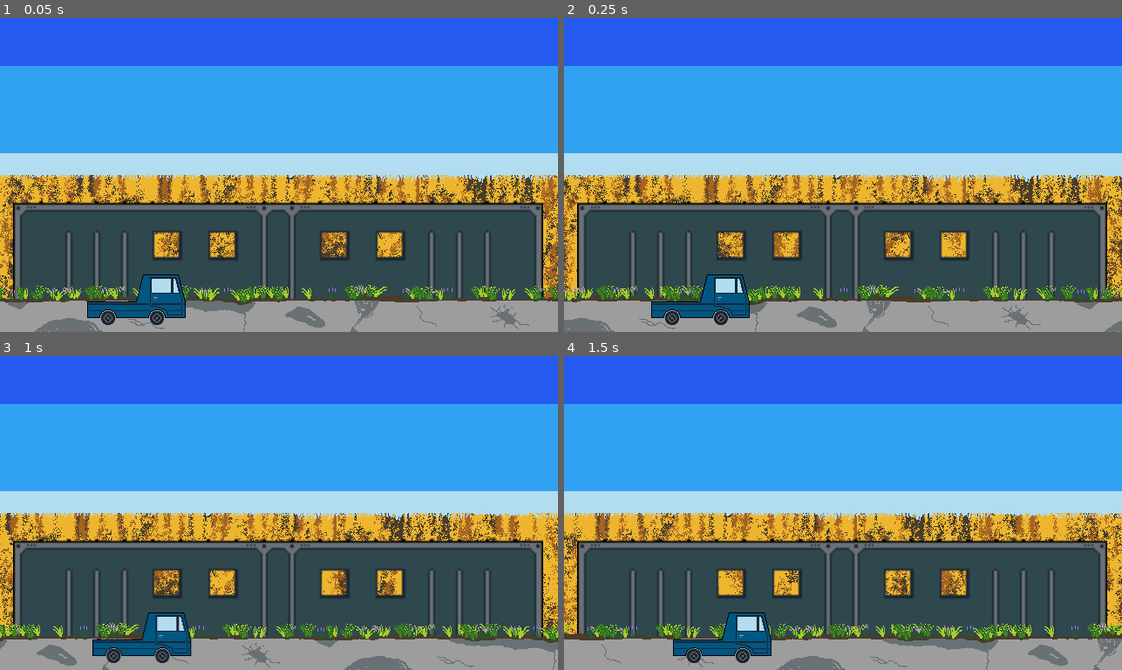
Above: before the commit, frames 1-4 (two rows, left to right).
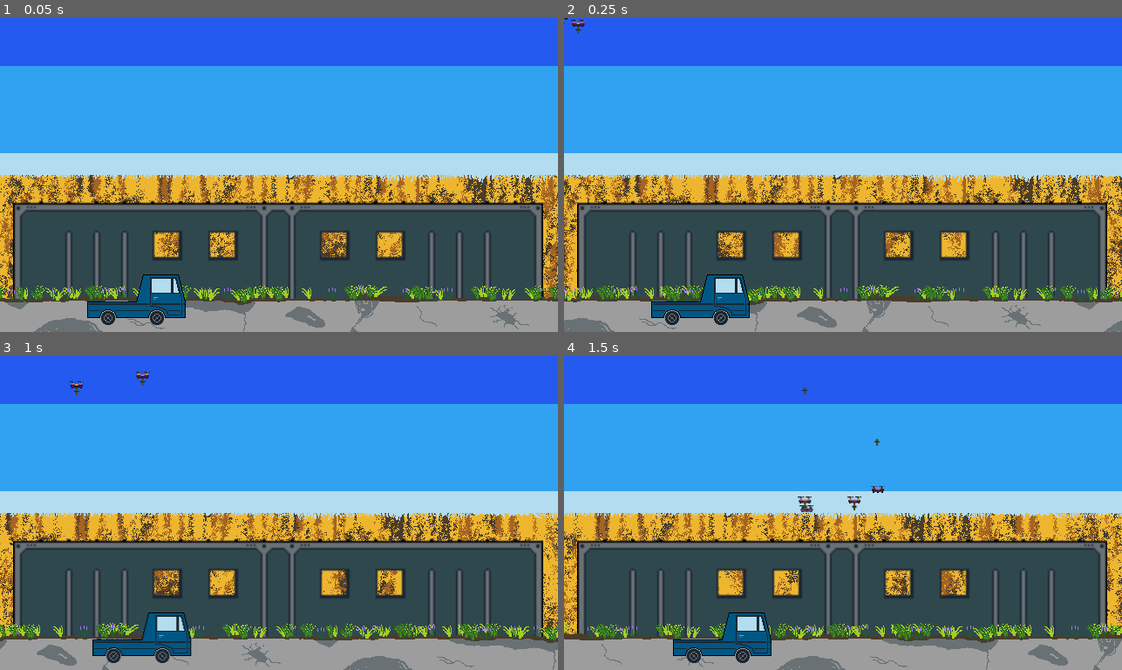
Above: after the commit, the same moments.

Repository: alpacanumerals/Boss-Rush
Game: Godot game, scene res://Main.tscn
The game is run twice, just before and just after one commit, with the same random seed, the same clock (stepped at 60 frames per second) and the same inputs. This scene is started directly instead of the project's main scene.
Inputs (mouse positions are in pixels of both pictures, inside the frame that each line leads up to):
- Up to frame 1 (0.05 s): no input
- Up to frame 2 (0.25 s): no input
- Up to frame 3 (1 s): tap Enter at 0.5 s; move the mouse to (401, 497) at 0.52 s; hold Right (ui_right) from 0.53 s (still down); tap F at 0.6 s
- Up to frame 4 (1.5 s): move the mouse to (731, 528) at 1.27 s; release Right (ui_right) at 1.28 s; hold Left (ui_left) from 1.28 s (still down); tap F at 1.35 s

Frame 1 is identical in both runs. In frame 2, less than 0.1% of the frame differs, in the area x 0-4%, y 0-5%; in frame 3, 0.1%; in frame 4, 0.2%, in the area x 41-58%, y 10-50%.

Commit message:
drones &c in main

Diff:
--- a/Main.tscn
+++ b/Main.tscn
@@ -9,8 +9,10 @@
 [ext_resource path="res://Wheat01.gd" type="Script" id=7]
 [ext_resource path="res://Truck.tscn" type="PackedScene" id=8]
 [ext_resource path="res://Train.tscn" type="PackedScene" id=9]
+[ext_resource path="res://main.gd" type="Script" id=10]
 
 [node name="Main" type="Node"]
+script = ExtResource( 10 )
 
 [node name="ParallaxBackground" type="ParallaxBackground" parent="."]
 
@@ -65,7 +67,7 @@
 texture = ExtResource( 1 )
 centered = false
 
-[node name="CanvasLayer" type="CanvasLayer" parent="."]
+[node name="FrontLayer" type="CanvasLayer" parent="."]
 
-[node name="Truck" parent="CanvasLayer" instance=ExtResource( 8 )]
+[node name="Truck" parent="FrontLayer" instance=ExtResource( 8 )]
 position = Vector2( 160, 324 )
--- /dev/null
+++ b/main.gd
@@ -0,0 +1,42 @@
+extends Node
+
+const drone = preload("res://Drone.tscn")
+const bomb = preload("res://Bomb.tscn")
+
+# Called when the node enters the scene tree for the first time.
+func _ready():
+    for i in range(4):
+        add_drone()
+
+func _input(event):
+    if event is InputEventKey and event.pressed:
+        if event.scancode == KEY_F:
+            shoot_drone_at_train()
+        if event.scancode == KEY_A:
+            add_drone()
+
+func shoot_drone_at_train(): # this will be refactored into something more sensible later. it's exploratory
+    var train_pos = $Train.get_global_position()
+    var drones = get_tree().get_nodes_in_group("drones")
+    var drone_dispatched = false
+    var i = 0
+    while !drone_dispatched && drones.size() > i:
+        var drone = drones[i]
+        if drone.target == null:
+            drone_dispatched = true
+            drone.bombing_run(train_pos)
+        i += 1
+
+func drop_bomb(position):
+    var b = bomb.instance()
+    add_child(b)
+    b.set_position(position)
+
+func add_drone():
+    var d = drone.instance()
+    add_child(d)
+    var y_offset = randi() % 256
+    d.set_position(Vector2(-64, -64 + y_offset))
+
+func _on_Drone_drop_bomb(position):
+    drop_bomb(position)
Not shown: 1 places in Main.tscn that only renumber resources
